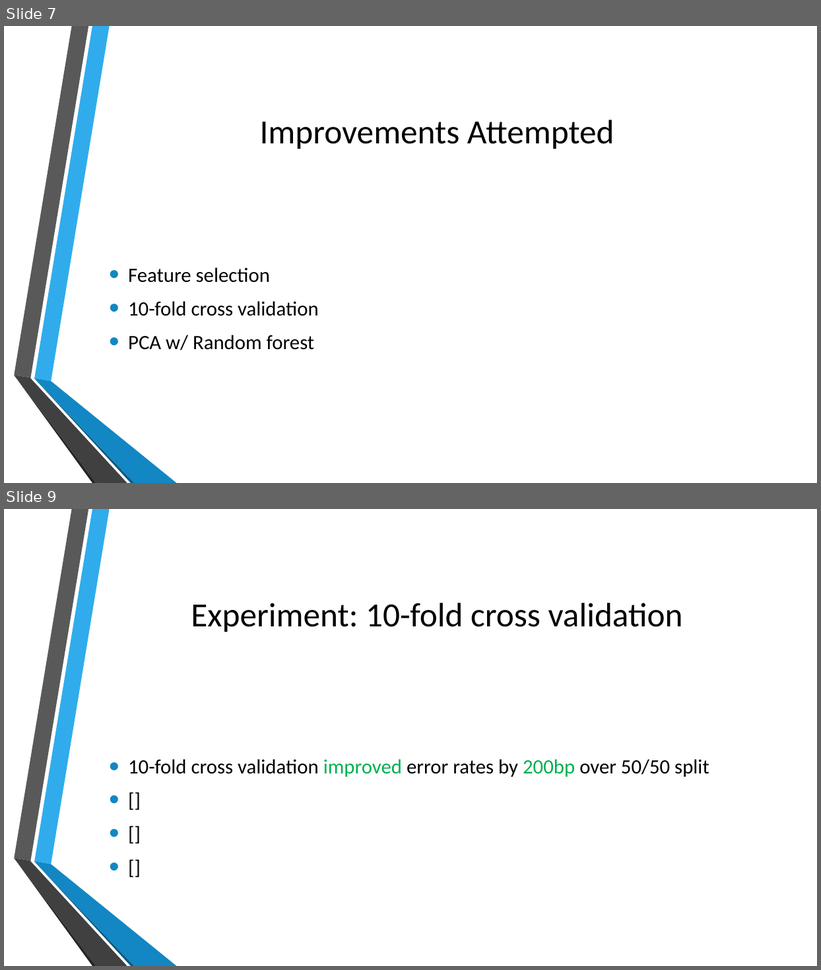
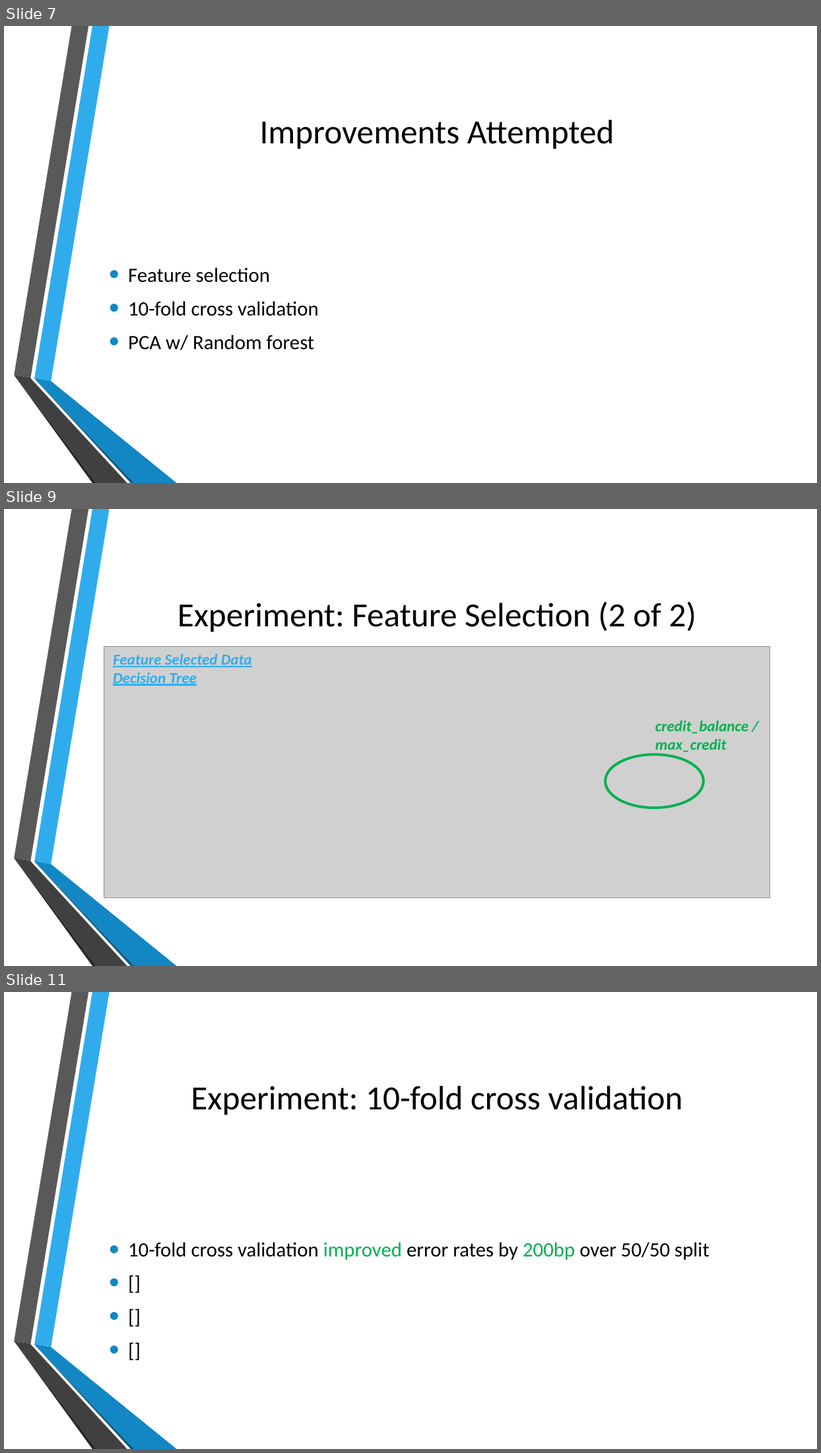
Before and after one commit to jb08/credit_card_default_ML, a slide deck: Predicting_Credit_Card_defaults.pptx. Shown one above the other, each under a label of ours: slides 7 and 9 before the commit, slides 7, 9 and 11 after it; the slides between them are not shown. The pictures are 821x970 and 821x1453 pixels, drawn with LibreOffice and Linux fonts; fonts in the diff are those of the drawing; grey boxes stand for pictures; background and template pictures are left out. Boxes give left, top, right and bottom in pixels: in the first picture for what was removed or moved away, otherwise in the second. Text is boxed around its words. In the diff, an @@ line names an element or a change of style, - is before the commit and + after.

Commit message:
decision tree visualization and .ppt

```diff
--- a/Predicting_Credit_Card_defaults.pptx
+++ b/Predicting_Credit_Card_defaults.pptx
@@ slide 9 added at (4,509,817,966), background picture (left out); not listed: 6 template elements that a slide beside it also shows @@
@@ title added at (178,601,697,632), 40 pt, text #000000 @@
+Experiment: Feature Selection (2 of 2)
@@ picture added at (104,647,770,898) @@
@@ text added at (113,654,252,686), 18 pt, text #30ACEC, bold, italic, underline @@
+  Feature Selected Data
+  Decision Tree
@@ text added at (655,720,748,754), 18 pt, text #00B050, bold, italic @@
+  credit_balance / max_credit
@@ ellipse added at (605,755,704,809), outline #00B050 3 pt @@
@@ what was slide 9 is now slide 11 @@
```
Also in this commit, not shown: 2 slides changed, 1 other slide added, 5 other files.
